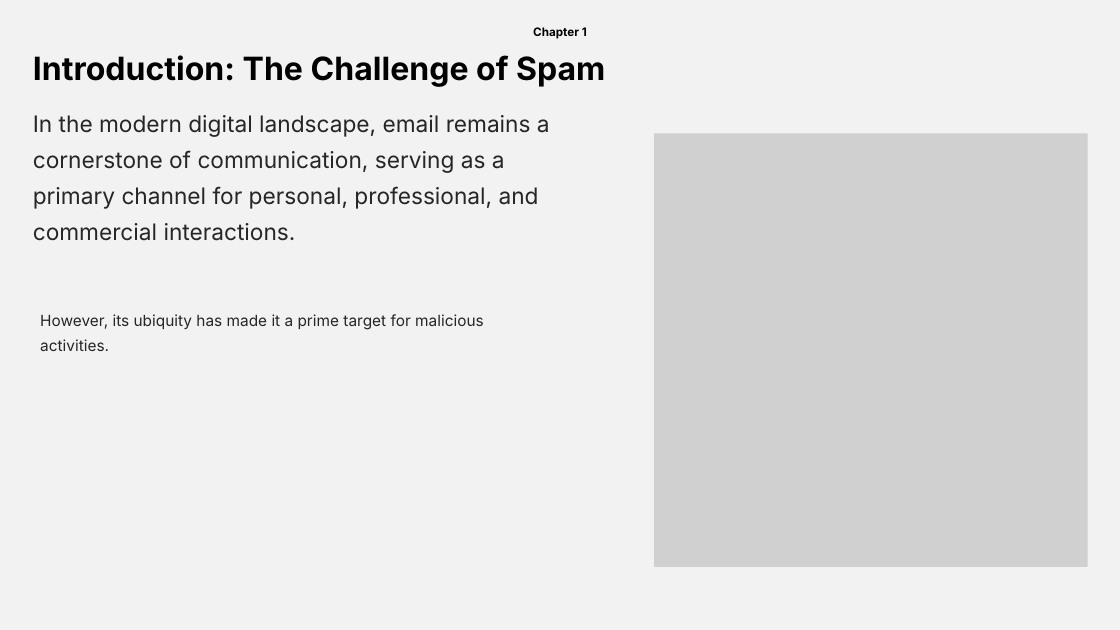
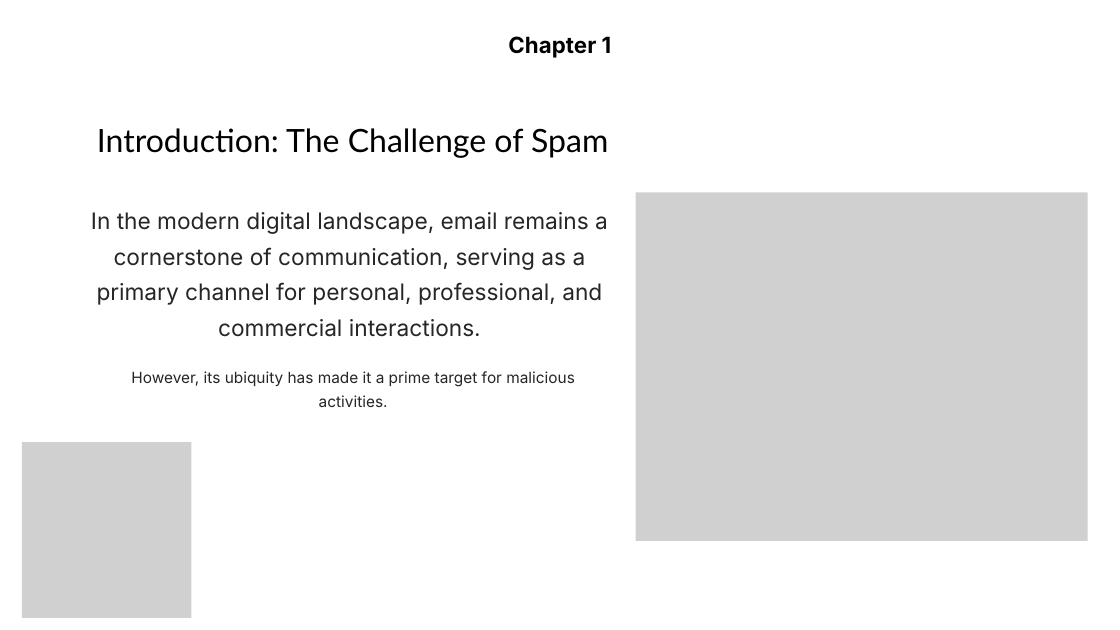
Before and after one commit to adreerajdas/Adree-Spam-Detection, a slide deck: slide 3 of frontend/public/documents/Spam_Detection_Presentation.pptx (slide 2 before the commit). Drawn at 1120x630 pixels with LibreOffice and Linux fonts; fonts in the diff are those of the drawing; grey boxes stand for pictures; background and template pictures are left out. Boxes give left, top, right and bottom in pixels: in the first picture for what was removed or moved away, otherwise in the second. Text is boxed around its words. In the diff, an @@ line names an element or a change of style, - is before the commit and + after.

```diff
--- a/frontend/public/documents/Spam_Detection_Presentation.pptx
+++ b/frontend/public/documents/Spam_Detection_Presentation.pptx
@@ freeform shape removed at <box>0,0,1120,630</box> @@
@@ freeform shape removed at <box>0,0,1120,630</box> @@
@@ text "Chapter 1": place and size @@
-text "Chapter 1" at <box>533,27,587,39</box>
+text "Chapter 1" at <box>508,36,612,58</box>
@@ text "Chapter 1" at <box>508,36,612,58</box>: size 15 to 28.7 pt; line spacing 18.7pt to 35.9pt @@
@@ text "Introduction: The Challenge of Spam": place and size @@
-text "Introduction: The Challenge of Spam" at <box>33,55,605,87</box>
+text "Introduction: The Challenge of Spam" at <box>97,128,608,158</box>
@@ text "Introduction: The Challenge of Spam" at <box>97,128,608,158</box>: font Inter to Lato, bold off; alignment left to centre @@
@@ text "In the modern digital landscape, ..." at <box>91,212,608,337</box>: alignment left to centre @@
@@ text "In the modern digital landscape, ...": place and size @@
-text "In the modern digital landscape, ..." at <box>33,115,550,241</box>
+text "In the modern digital landscape, ..." at <box>91,212,608,337</box>
@@ picture: place and size @@
-picture at <box>654,133,1088,567</box>
+picture at <box>636,192,1088,541</box>
@@ text "However, its ubiquity has made ...": place and size @@
-text "However, its ubiquity has made ..." at <box>40,314,484,351</box>
+text "However, its ubiquity has made ..." at <box>131,371,575,407</box>
@@ text "However, its ubiquity has made ..." at <box>131,371,575,407</box>: alignment left to centre @@
@@ picture added at <box>22,442,192,618</box> @@
```
Also in this commit, not shown: 5 other slides changed, 8 slides added, 4 slides removed.
